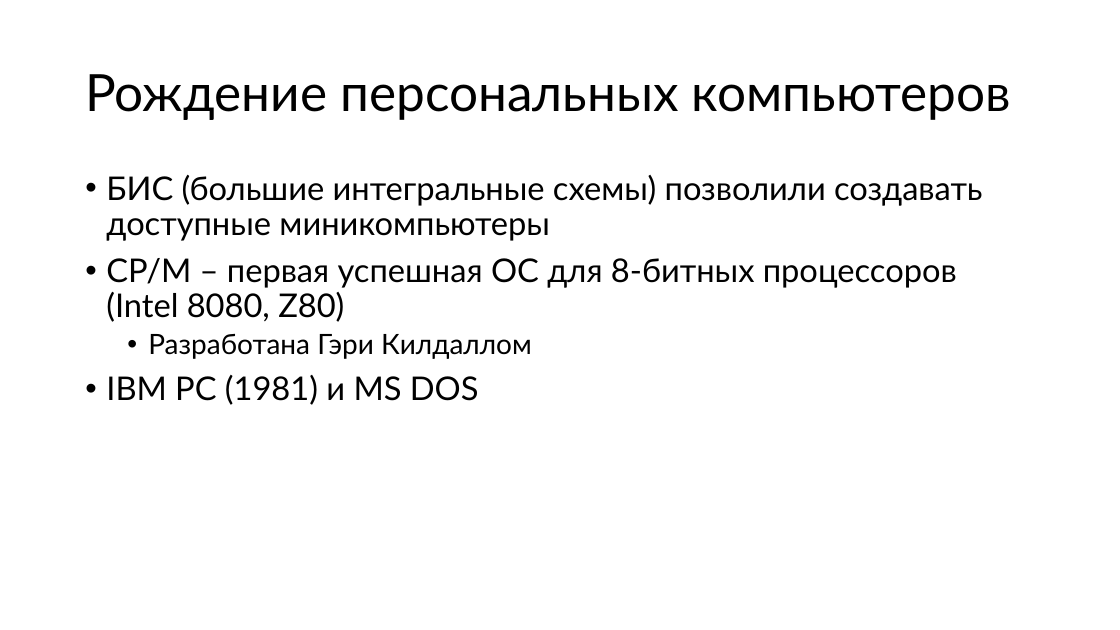
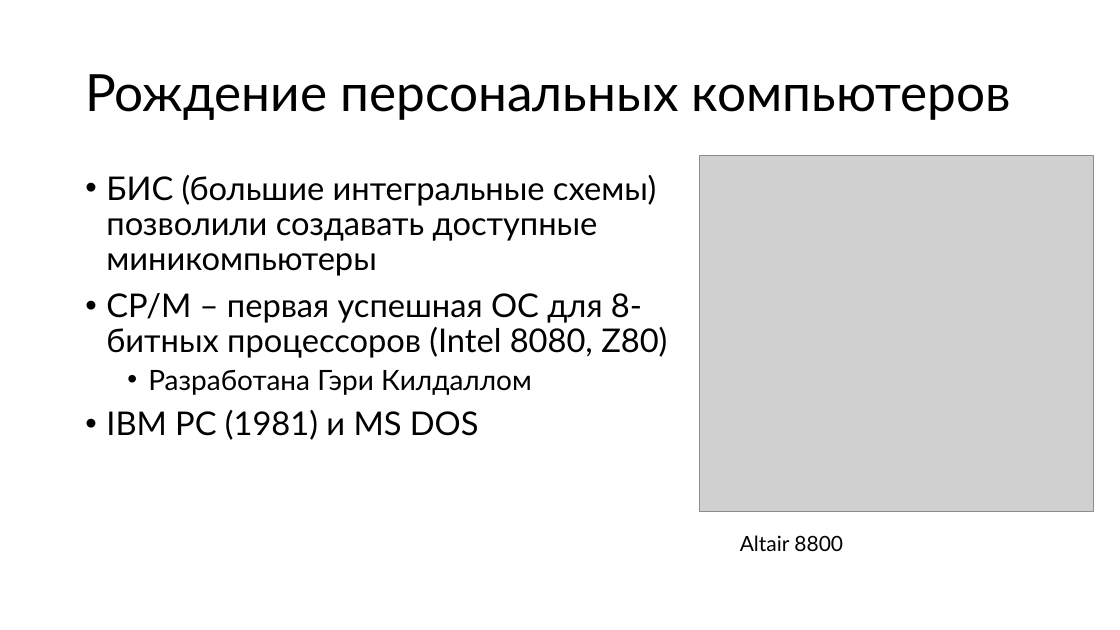
Before and after one commit to alexey-malov/os-course, a slide deck: slide 25 of lectures/01/Введение в ОС.pptx. Drawn at 1120x630 pixels with LibreOffice and Linux fonts; fonts in the diff are those of the drawing; grey boxes stand for pictures. Boxes give left, top, right and bottom in pixels: in the first picture for what was removed or moved away, otherwise in the second. Text is boxed around its words. In the diff, an @@ line names an element or a change of style, - is before the commit and + after.

```diff
--- a/lectures/01/Введение в ОС.pptx
+++ b/lectures/01/Введение в ОС.pptx
@@ text "БИС (большие интегральные схемы) позволили ..." rewrapped from (106,175,983,405) to (106,175,667,440) @@
@@ picture added at (700,155,1094,511) @@
@@ text added at (740,535,843,551), 18 pt, text #000000 @@
+Altair 8800
```
Also in this commit, not shown: 17 other slides changed, 1 slide added.
